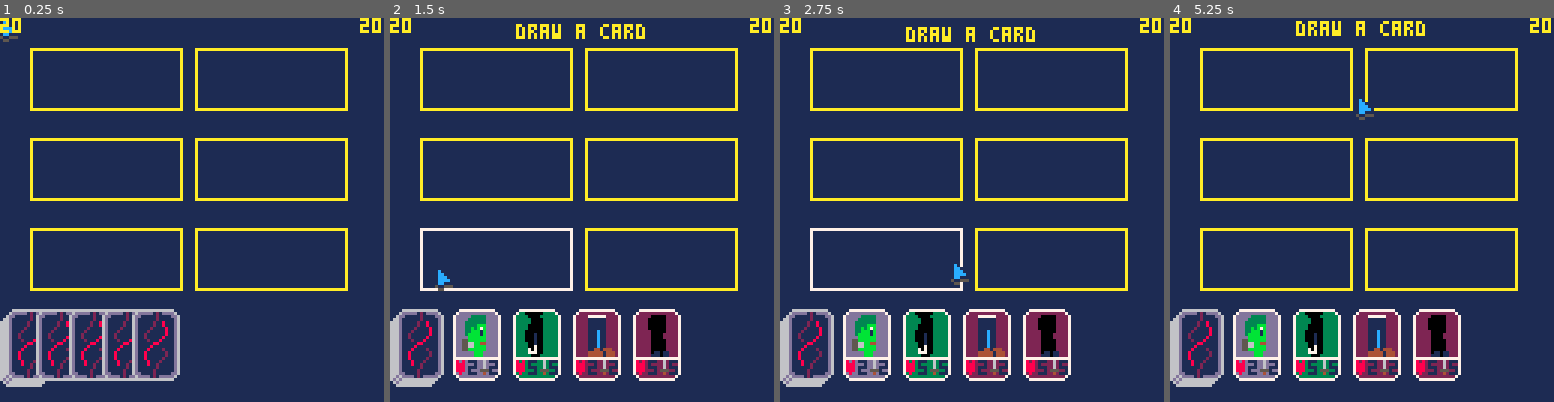
Above: before the commit, frames 1-4 (left to right).
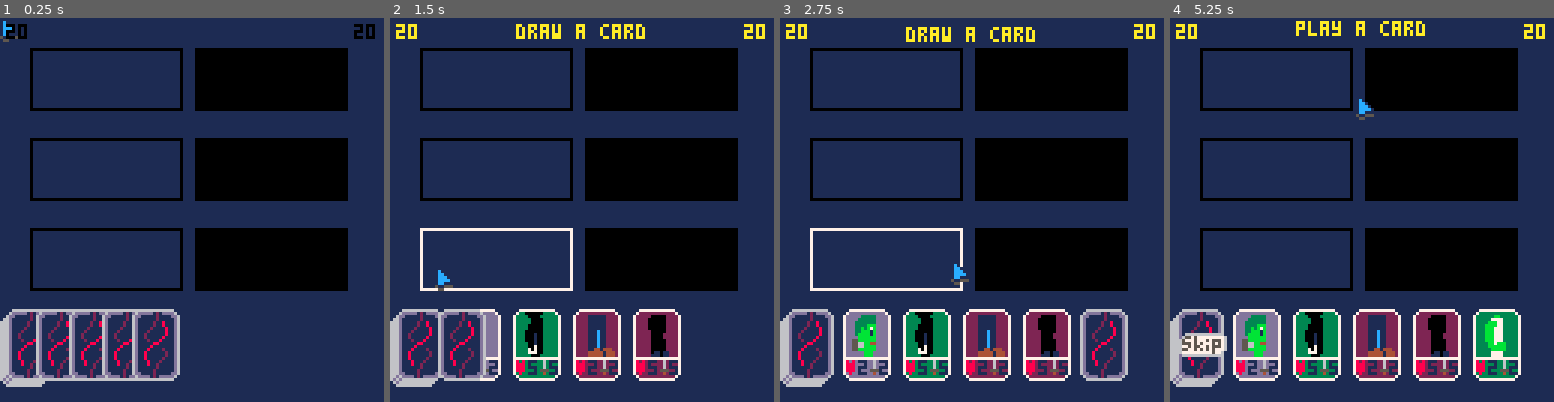
Above: after the commit, the same moments.

Repository: michaeljosephpurdy/2024-fall-game-jam
Game: PICO-8 cartridge 2024-fall-game-jam.p8
Same seed, same stepped clock (60 frames per second), same inputs: the game is played once before the commit and once after it.
Inputs (mouse positions are in pixels of both pictures, inside the frame that each line leads up to):
- Up to frame 1 (0.25 s): no input
- Up to frame 2 (1.5 s): click (670, 121) at 0.67 s; click (436, 267) at 1.22 s
- Up to frame 3 (2.75 s): click (887, 114) at 1.77 s; click (952, 259) at 2.32 s
- Up to frame 4 (5.25 s): click (1404, 106) at 2.87 s; click (1465, 256) at 3.42 s; click (1231, 102) at 3.97 s; click (1292, 248) at 4.52 s; click (1354, 94) at 5.07 s

The runs differ from the first frame. In frame 1, 23% of the frame differs, in the area x 0-100%, y 0-72%; in frame 2, 23%; in frame 3, 23%; in frame 4, 25%, in the area x 0-100%, y 0-95%.

Commit message:
push very bad code

Diff:
--- a/2024-fall-game-jam.p8
+++ b/2024-fall-game-jam.p8
@@ -12,18 +12,38 @@
   new_player(1),
   new_player(2),
  }
+ skip_button={
+  x=3,
+  y=106,
+  w=16,
+  h=8,
+  draw=function(self)
+   spr(9,self.x,self.y+sin(time())+.1,2,1)
+  end,
+ }
  cards={
+ }
+ mobs={
  }
  player_one_hand={}
  player_two_hand={}
- lanes={
+ player_one_lanes={
   new_lane('top',1),
   new_lane('mid',1),
   new_lane('bot',1),
+ }
+ player_two_lanes={
   new_lane('top',2),
   new_lane('mid',2),
   new_lane('bot',2),
  }
+ lanes={}
+ foreach(player_one_lanes,function(l)
+  add(lanes,l)
+ end)
+ foreach(player_two_lanes,function(l)
+  add(lanes,l)
+ end)
  deck=new_deck(1)
  smokes={}
 end
@@ -40,25 +60,60 @@
   head=nil,
   body=nil,
   legs=nil,
+  mob=nil,
   player=p,
+  id=rnd()*1000,
  }
  lane.x=10
  lane.w=50
  lane.h=20
- if t=='top' then
-  lane.y=10
- elseif t=='mid' then
-  lane.y=40
- elseif t=='bot' then
-  lane.y=70
- end
- if p==2 then
+ lane.t=t
+ lane[t]=true
+ if lane.player==2 then
   lane.x+=55
  end
  lane.head_x=lane.x
  lane.body_x=lane.x+20
  lane.legs_x=lane.x+40
+ if t=='top' then
+  lane.y=10
+  lane.mob_x=lane.head_x
+  lane.mob_y=lane.y+20
+ elseif t=='mid' then
+  lane.y=40
+  lane.mob_x=lane.body_x
+  lane.mob_y=lane.y
+ elseif t=='bot' then
+  lane.y=70
+  lane.mob_x=lane.leg_x
+  lane.mob_y=lane.y-20
+ end
  return lane
+end
+function new_mob (x,y,p,t,head,body,legs)
+ local hp=head.hp+body.hp+legs.hp
+ local atk=head.atk+body.atk+legs.atk
+ return {
+  x=x,
+  y=y,
+  head=head.s,
+  body=body.s,
+  legs=legs.s,
+  player=p,
+  t=t,
+  hp=hp,
+  atk,atk,
+  id=rnd()*1000,
+  draw=function(self)
+   palt()
+   palt(0,false)
+   palt(14,true)
+   local flip_h=p==2
+   spr(self.head,self.x,self.y,2,2,flip_h)
+   spr(self.body,self.x,self.y+16,2,2,flip_h)
+   spr(self.legs,self.x,self.y+24,2,2,flip_h)
+  end,
+ }
 end
 function new_card (x,y,t,p)
  local card={
@@ -78,6 +133,8 @@
    -- draw background
    if self.bg then
     color(self.bg)
+   elseif self.p==2 then
+    color(0)
    elseif self.head then
     color(13)
    elseif self.body then
@@ -95,11 +152,8 @@
    print(self.hp,self.x+5,self.y+17,1)
    print(self.hp,self.x+12,self.y+17,1)
    -- draw sprite
-   palt()
-   if self.t then
-    palt(0,false)
-    palt(self.t,true)
-   end
+   palt(0,false)
+   palt(14,true)
    spr(self.s,self.x,self.y,2,2)
   end,
  }
@@ -143,6 +197,7 @@
  game_state_msg=nil
  hover_card=nil
  hover_lane=nil
+ show_skip_button=false
  mouse.x=stat(32)
  mouse.y=stat(33)
  foreach(lanes,function(l)
@@ -176,7 +231,7 @@
     end
    end
    local done=true
-   foreach(cards,function(c)
+   foreach(player_one_hand,function(c)
     c.done=ceil(c.x)==c.target_x
     c.turned_over=not c.done
     done=c.done and done
@@ -193,8 +248,8 @@
      game_state='play_one'
      drew_card=nil
     end
-   elseif click_on(deck) then
-    local c=new_card(deck.x,deck.y,'frank_legs',1)
+   else
+    local c=new_card(deck.x,deck.y,'random',1)
     add(player_one_hand,c)
     c.target_x=deck.x+(#player_one_hand-1)*20+20
     c.start_x=c.target_x
@@ -203,7 +258,12 @@
     drew_card=c
    end
   elseif game_state=='play_one' then
+   show_skip_button=true
    game_state_msg='play a card'
+   if click_on(skip_button) then
+    game_state='discard_one'
+    found_monsters=false
+   end
    -- mouse down
    if stat(34)==1 then
     -- are we holding a card?
@@ -212,7 +272,7 @@
      held_card.y=mid(0,mouse.y-held_offset_y,100)
     else
      -- are we picking up a card?
-     foreach(cards,function(c)
+     foreach(player_one_hand,function(c)
       if not c.placed and
          c==hover_card then
        held_card=c
@@ -244,7 +304,7 @@
       return
      end
      held_card.placed=true
-
+     del(player_one_hand,held_card)
      if held_card.head then
       held_card.target_x=l.head_x
       l.head=held_card
@@ -257,7 +317,10 @@
      end
      held_card.target_y=l.y
      held_card=nil
+     play_cpu_card()
      -- is lane complete?
+     game_state='discard_one'
+     found_monsters=false
     end)
     if held_card and not lane then
      held_card.target_x=held_card.start_x
@@ -271,8 +334,61 @@
     spr(1,mouse.x,mouse.y)
    end
   elseif game_state=='discard_one' then
+    -- make all monsters
+    if not found_monsters then
+     found_monsters=true
+     foreach(lanes,function(l)
+     if l.mob then
+      return
+     end
+     if not (l.head and l.body and l.legs) then
+      return
+     end
+     local mob=new_mob(
+      l.mob_x,
+      l.mob_y,
+      l.player,
+      l.t,
+      l.head,
+      l.body,
+      l.legs
+     )
+     del(cards,l.head)
+     del(cards,l.body)
+     del(cards,l.legs)
+     add(mobs,mob)
+     l.mob=mob
+     mob.lane=l
+    end)
+   end
    game_state_msg='discard a card'
+   if hover_card and
+      not hover_card.placed and
+      click_on(hover_card) then
+    del(cards,hover_card)
+    del(player_one_hand,hover_card)
+    game_state='deal_damage'
+   end
+   for i,c in pairs(player_one_hand) do
+     c.target_x=deck.x+i*20
+   end
   elseif game_state=='deal_damage' then
+   if not routines_built then
+    routines_built=trued
+    top_action=setup_lane_action('top')
+    mid_action=setup_lane_action('mid')
+    bot_action=setup_lane_action('bot')
+   else
+    coresume(top_action)
+    coresume(mid_action)
+    coresume(bot_action)
+    if #player_one_hand==0 then
+     game_state='deal_hand'
+    else
+     game_state='draw_one'
+    end
+    routines_built=false
+   end
   end
  end
 end
@@ -280,16 +396,30 @@
 function _draw ()
  cls(1)
  foreach(lanes,function(lane)
-  if lane==hover_lane then
+  if lane==hover_lane and
+     lane.player==1 then
    color(7)
+  elseif lane.valid then
+   color(10)
   else
-   color(10)
-  end
-  rect(lane.x,lane.y,lane.x+lane.w,lane.y+lane.h)
+   color(0)
+  end
+  if not lane.mob then
+   rect(lane.x,lane.y,lane.x+lane.w,lane.y+lane.h)
+   if lane.player==2 then
+    rectfill(lane.x,lane.y,lane.x+lane.w,lane.y+lane.h)
+   end
+  end
  end)
  deck:draw()
+ if show_skip_button then
+  skip_button:draw()
+ end
  foreach(cards,function(c)
   c:draw()
+ end)
+ foreach(mobs,function(m)
+  m:draw()
  end)
  if held_card then
   rectfill(held_card.x+1,
@@ -317,8 +447,8 @@
  if held_card then
   cprint(held_card.name,64,120,10)
  end
- print(players[1].hp,0,0)
- print(players[2].hp,120,0)
+ print(players[1].hp,2,2)
+ print(players[2].hp,118,2)
 end
 
 function cprint(msg,x,y,c)
@@ -332,6 +462,150 @@
 function click_on(obj)
  return stat(34)==1 and
         collide(mouse,obj)
+end
+
+function filter(tbl,arg)
+ local fn=arg
+ if type(arg)=='string' then
+  fn=function(i)
+   return i[arg]
+  end
+ end
+ local res={}
+ foreach(tbl,function(item)
+  if fn(item) then
+   add(res,item)
+  end
+ end)
+ return res
+end
+
+function play_cpu_card()
+ local c=new_card(0,-30,'random',2)
+ c.turned_over=false
+ local found=nil
+ local checked={}
+ while true do
+  -- get a random lane
+  local l=rnd(player_two_lanes)
+  -- if the card can fit in lane
+  -- use it
+  if c.head and not l.head then
+   found=l
+   break
+  end
+  if c.body and not l.body then
+   found=l
+   break
+  end
+  if c.legs and not l.legs then
+   found=l
+   break
+  end
+  -- if we can't fit in that lane
+  -- then don't check this lane
+  -- again
+  add(checked,l)
+  -- if we've checked all lanes
+  -- then stop looking
+  if #checked==#player_two_lanes then
+   break
+  end
+ end
+ if found then
+  c.target_y=found.y
+  if c.head then
+   c.target_x=found.head_x
+   found.head=c
+  elseif c.body then
+   c.target_x=found.body_x
+   found.body=c
+  elseif c.legs then
+   c.target_x=found.legs_x
+   found.legs=c
+  end
+  add(cards,c)
+ end
+end
+
+function contains(tbl,key)
+ for k,_ in pairs(tbl) do
+  if key==k then
+   return true
+  end
+ end
+ return false
+end
+
+function setup_lane_action (lane_type)
+ printh('looking for '..lane_type)
+ local empty_coroutine=cocreate(function()
+  printh('empty coroutine')
+ end)
+ local player_one_lane=nil
+ local player_two_lane=nil
+ foreach(lanes,function(l)
+  if l.t==lane_type then
+   if l.player==1 then
+    player_one_lane=l
+   else
+    player_two_lane=l
+   end
+  end
+ end)
+ printh('player_one_lane')
+ printh(player_one_lane.id)
+ printh('player_two_lane')
+ printh(player_two_lane.id)
+ if not player_one_lane or
+    not player_two_lane then
+  return empty_coroutine
+ end
+ local player_one_mob=player_one_lane.mob
+ local player_two_mob=player_two_lane.mob
+ if not player_one_mob and
+    not player_two_mob then
+  return empty_coroutine
+ end
+ local pre_atk_func=function()
+  printh('pre-atk')
+ end
+ local atk_func=function()
+  printh('atk')
+ end
+ local post_atk_func=function()
+  printh('post-atk')
+ end
+ if player_one_mob and
+    player_two_mob then
+  atk_func=function()
+   local p1_atk=player_one_mob.atk
+   local p2_atk=player_two_mob.atk
+   player_two_mob.hp-=p1_atk
+   player_one_mob.hp-=p2_atk
+  end
+ elseif player_one_mob then
+  atk_func=function()
+   local p1_atk=player_one_mob.atk
+   players[2].hp-=p1_atk
+  end
+ elseif player_two_mob then
+  atk_func=function()
+   local p2_atk=player_two_mob.atk
+   players[1].hp-=p2_atk
+  end
+ end
+ printh('player_one_mob')
+ printh(player_one_mob.id)
+ printh('player_two_mob')
+ printh(player_two_mob.id)
+ return cocreate(function()
+  atk_func()
+  yield()
+  pre_atk_func()
+  yield()
+  post_atk_func()
+ end)
 end
 -->8
 card_data={
@@ -361,7 +635,6 @@
   s=22,
   hp=5,
   atk=2,
-  t=14,
   head=true,
  },
  drac_body={
@@ -369,7 +642,6 @@
   s=24,
   hp=5,
   atk=2,
-  t=14,
   body=true,
  },
  drac_legs={
@@ -377,7 +649,6 @@
   s=26,
   hp=5,
   atk=2,
-  t=14,
   legs=true,
  },
 }
Not shown, changed: 24 lines of the sprite sheet (__gfx__) section of 2024-fall-game-jam.p8
